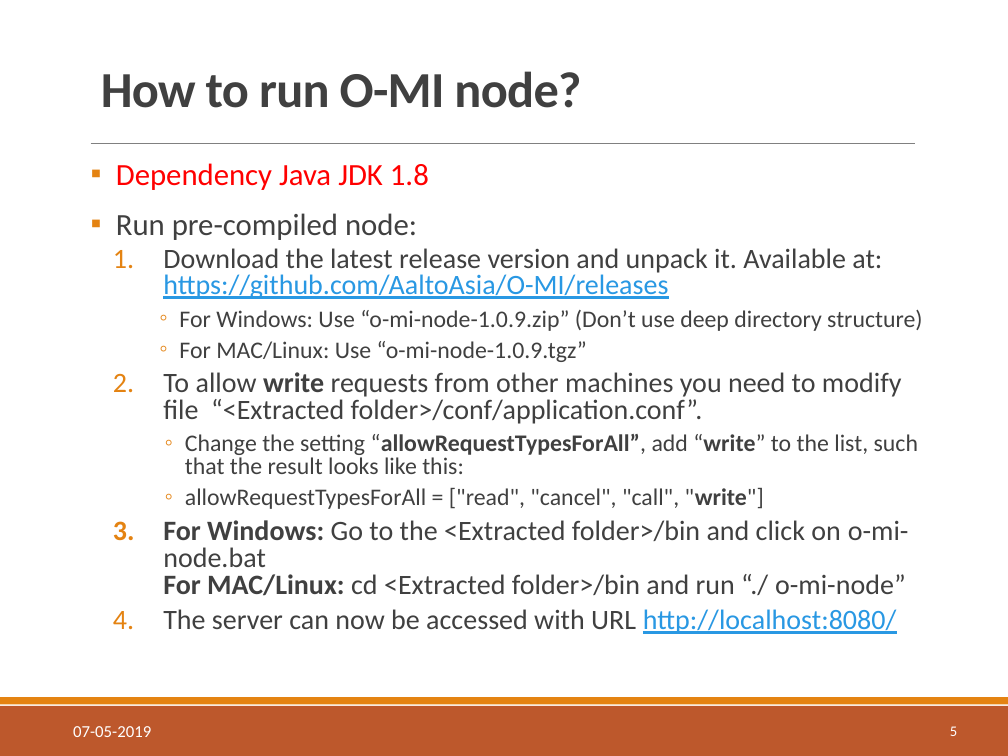
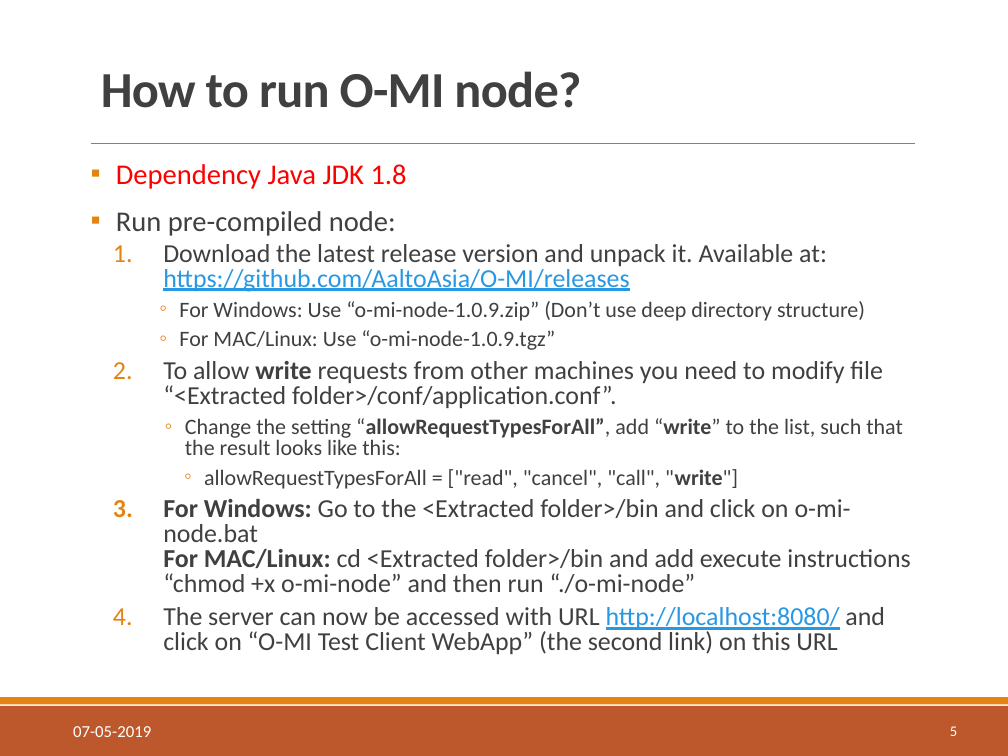
Before and after one commit to AaltoAsia/SoS-Scripts, a slide deck: slide 5 of sos-tutorial.pptx. Drawn at 1008x756 pixels with LibreOffice and Linux fonts; fonts in the diff are those of the drawing; background and template pictures are left out. Boxes give left, top, right and bottom in pixels: in the first picture for what was removed or moved away, otherwise in the second. Text is boxed around its words. In the diff, an @@ line names an element or a change of style, - is before the commit and + after.

Commit message:
Update slides

```diff
--- a/sos-tutorial.pptx
+++ b/sos-tutorial.pptx
@@ text at [116, 164, 903, 489]: size 22 to 20.4 pt in "Dependency Java JDK 1.8", "Run pre-compiled node:"; size 20 to 18.5 pt in "Download the latest release version and unpack ...", "To allow write requests from other machines ..."; size 17 to 15.7 pt in "For Windows: Use “o-mi-node-1.0.9.zip” (Don’t use deep ...", "For MAC/Linux: Use “o-mi-node-1.0.9.tgz”", "Change the setting “allowRequestTypesForAll”, add “write” to ...", "allowRequestTypesForAll = ["read", "cancel", "call", "write" ..."; indent changed @@
@@ text at [163, 499, 910, 654]: text changed; size 20 to 18.5 pt @@
-  3. For Windows: Go to the <Extracted folder>/bin and click on o-mi-node.bat For MAC/Linux: cd <Extracted folder>/bin and run “./ o-mi-node”
-  4. The server can now be accessed with URL http://localhost:8080/
+  3. For Windows: Go to the <Extracted folder>/bin and click on o-mi-node.bat For MAC/Linux: cd <Extracted folder>/bin and add execute instructions “chmod +x o-mi-node” and then run “./o-mi-node”
+  4. The server can now be accessed with URL http://localhost:8080/ and click on “O-MI Test Client WebApp” (the second link) on this URL
```
Also in this commit, not shown: 3 other slides changed, 1 other file.
